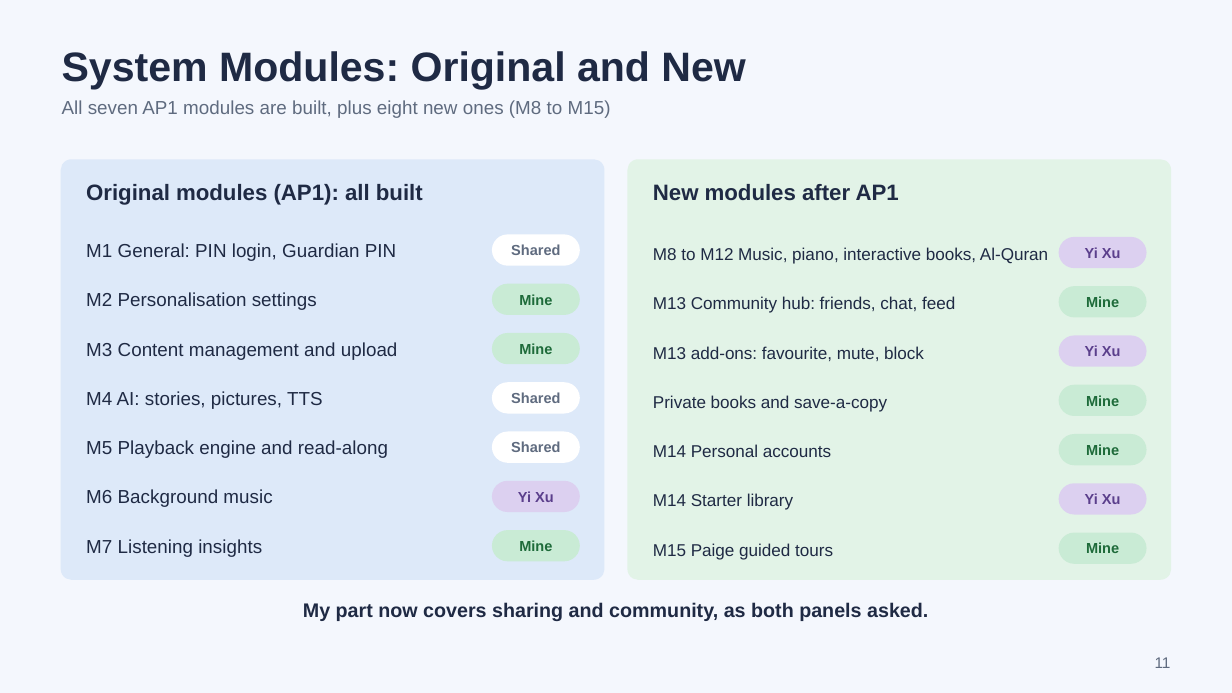
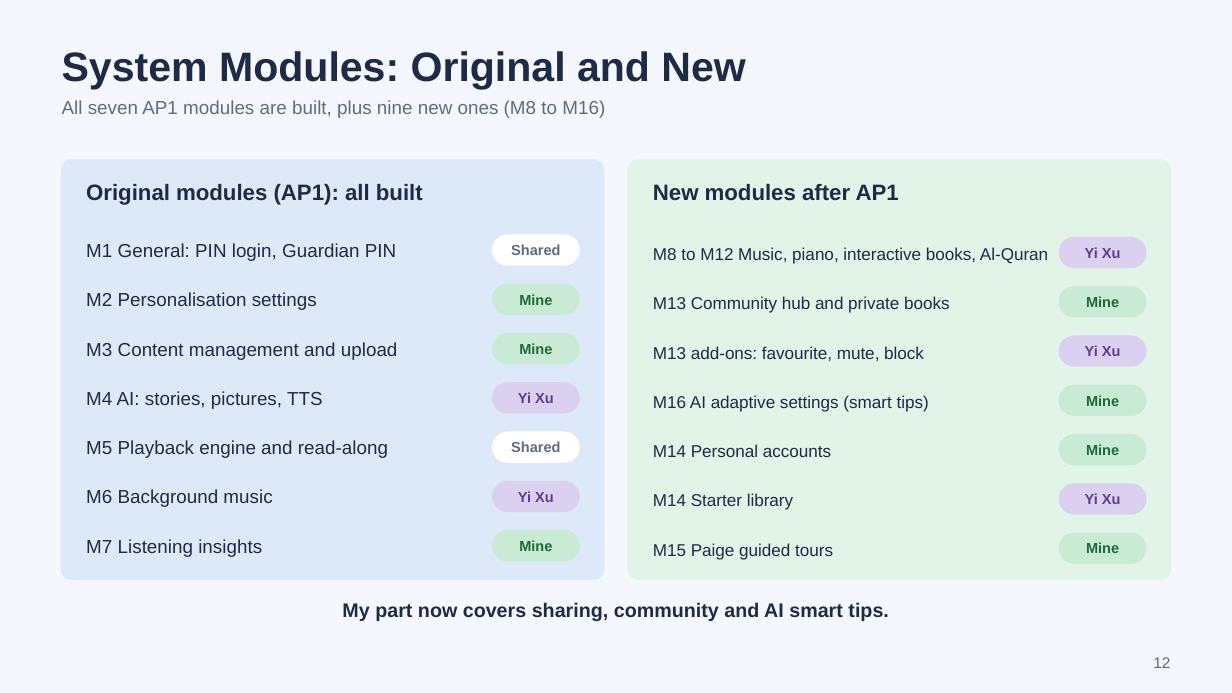
Before and after one commit to scz912/autism_audiobook, a slide deck: slide 12 of deliverables/Visual_Playlist_AP2_Progress.pptx (slide 11 before the commit). Drawn at 1232x693 pixels with LibreOffice and Linux fonts; fonts in the diff are those of the drawing. Boxes give left, top, right and bottom in pixels: in the first picture for what was removed or moved away, otherwise in the second. Text is boxed around its words. In the diff, an @@ line names an element or a change of style, - is before the commit and + after.

```diff
--- a/deliverables/Visual_Playlist_AP2_Progress.pptx
+++ b/deliverables/Visual_Playlist_AP2_Progress.pptx
@@ text at [62, 100, 605, 118]: text changed @@
-All seven AP1 modules are built, plus eight new ones (M8 to M15)
+All seven AP1 modules are built, plus nine new ones (M8 to M16)
@@ text at [653, 296, 950, 313]: text changed @@
-M13 Community hub: friends, chat, feed
+M13 Community hub and private books
@@ rounded rectangle at [493, 383, 579, 413]: fill #FFFFFF to #DCD0F0; outline #FFFFFF 1 pt to #DCD0F0 1 pt @@
@@ text at [518, 392, 554, 403]: text changed; text colour #5F6B7F to #5B3F8C @@
-Shared
+Yi Xu
@@ text at [653, 395, 929, 412]: text changed @@
-Private books and save-a-copy
+M16 AI adaptive settings (smart tips)
@@ text at [342, 602, 888, 621]: text changed @@
-My part now covers sharing and community, as both panels asked.
+My part now covers sharing, community and AI smart tips.
@@ page number at [1153, 657, 1170, 668]: text changed @@
-11
+12
```
Also in this commit, not shown: 9 other slides changed, 1 slide added, 2 other files.
